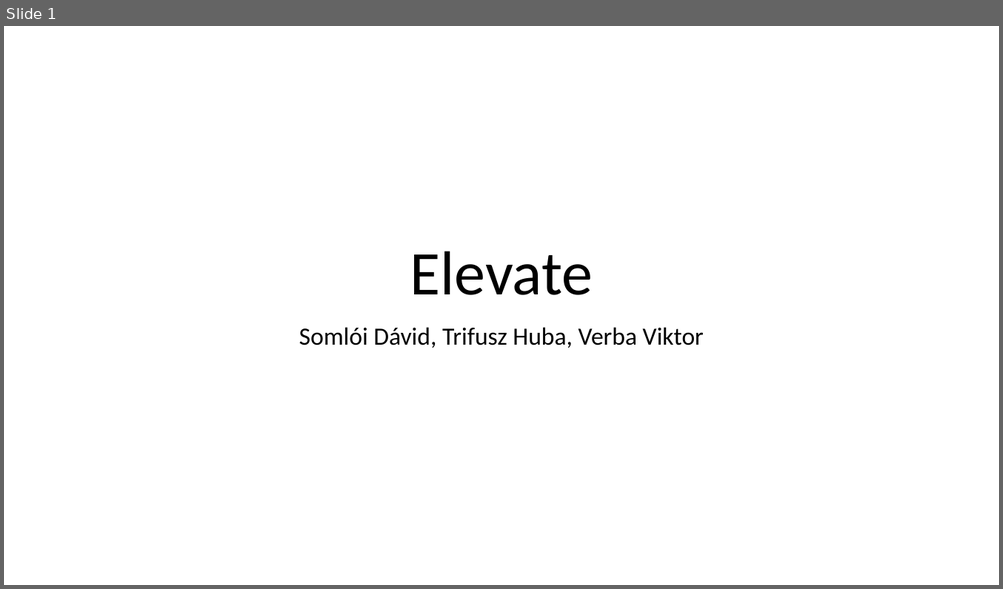
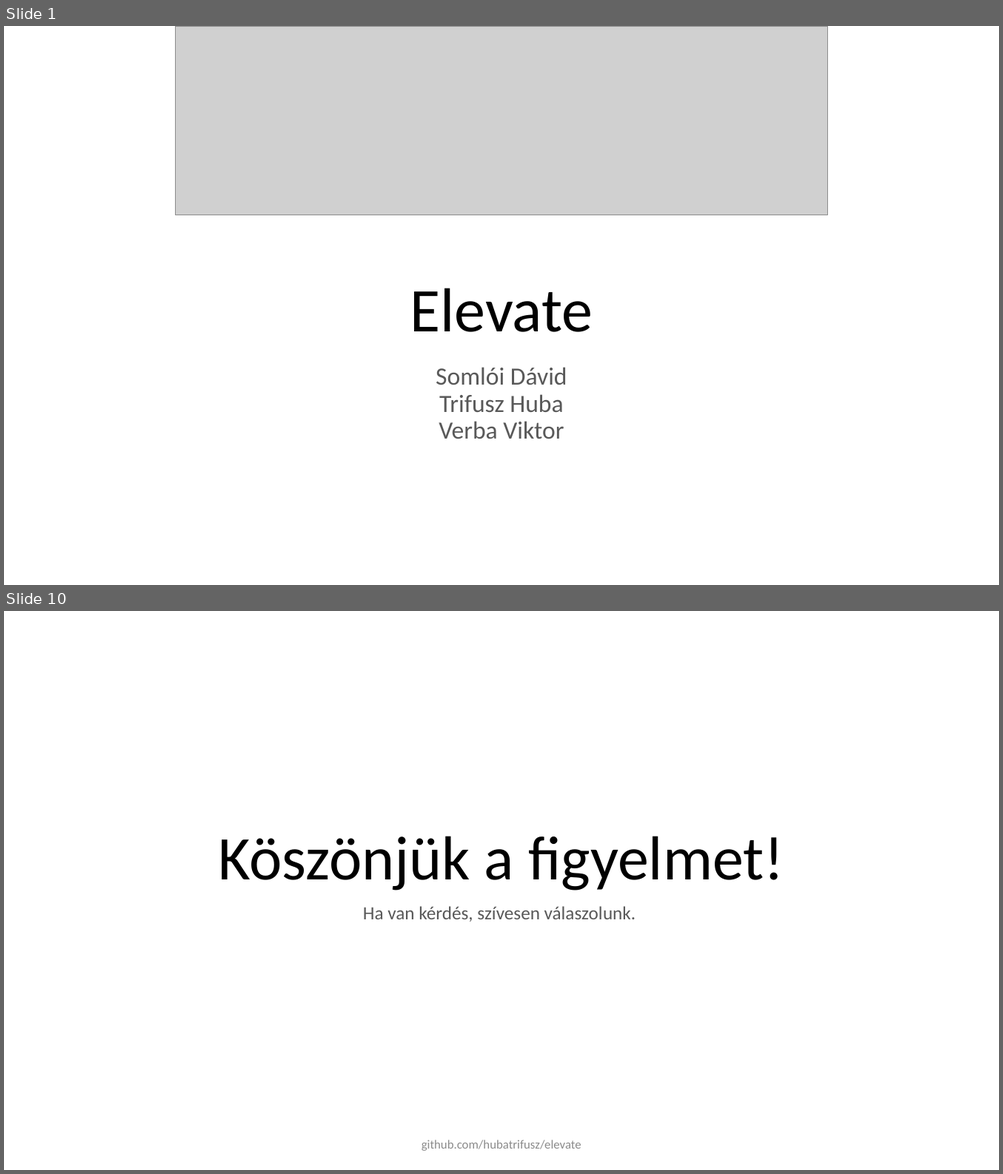
Before and after one commit to hubatrifusz/elevate, a slide deck: zarodolgozat.pptx. Shown one above the other, each under a label of ours: slide 1 before the commit, slides 1 and 10 after it; the slides between them are not shown. The pictures are 1003x589 and 1003x1174 pixels, drawn with LibreOffice and Linux fonts; fonts in the diff are those of the drawing; grey boxes stand for pictures; background and template pictures are left out. Boxes give left, top, right and bottom in pixels: in the first picture for what was removed or moved away, otherwise in the second. Text is boxed around its words. In the diff, an @@ line names an element or a change of style, - is before the commit and + after.

```diff
--- a/zarodolgozat.pptx
+++ b/zarodolgozat.pptx
@@ slide 10 added at (4, 611, 999, 1170), background #FFFFFF @@
@@ title added at (218, 836, 784, 891), 60 pt, text #000000 @@
+Köszönjük a figyelmet!
@@ text added at (363, 906, 636, 922), 18 pt, text #595959 @@
+Ha van kérdés, szívesen válaszolunk.
@@ text added at (421, 1140, 581, 1151), 12 pt, text #8C8C8C @@
+github.com/hubatrifusz/elevate
@@ slide 1 changed as well @@
@@ picture added at (176, 26, 828, 215) @@
@@ title "Elevate": place and size @@
-title "Elevate" at (410, 251, 593, 295)
+title "Elevate" at (410, 288, 593, 332)
@@ subtitle at (435, 367, 567, 439): text changed; text colour #000000 to #595959 @@
-Somlói Dávid, Trifusz Huba, Verba Viktor
+Somlói Dávid
+Trifusz Huba
+Verba Viktor
```
Also in this commit, not shown: 8 other slides added.
